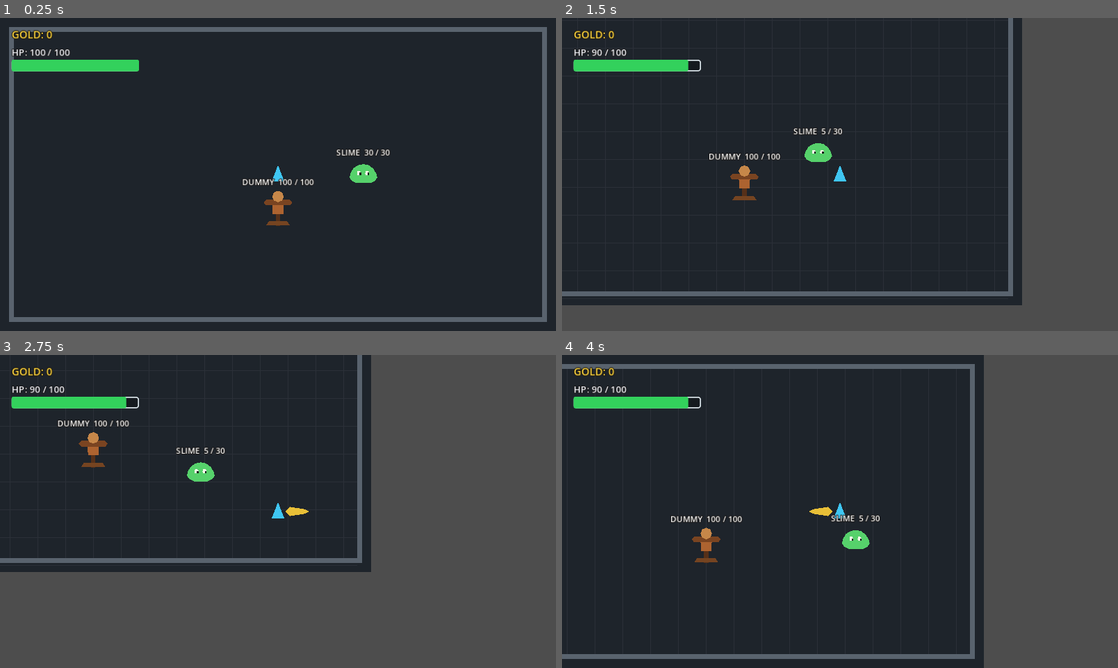
Above: before the commit, frames 1-4 (two rows, left to right).
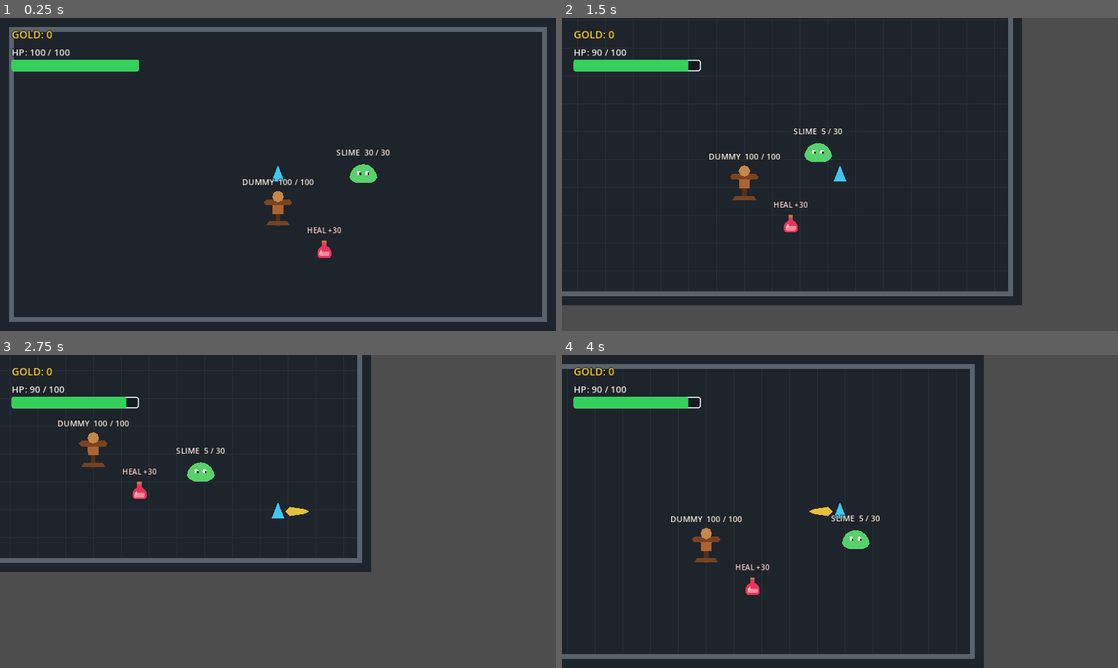
Above: after the commit, the same moments.

Repository: kartorhys-ship-it/mini-action-rpg
Game: Godot game, scene res://game/world/main.tscn
The game is run twice, just before and just after one commit, with the same random seed, the same clock (stepped at 60 frames per second) and the same inputs.
Inputs:
- Up to frame 1 (0.25 s): no input
- Up to frame 2 (1.5 s): hold D (move_right) 0.53-1.28 s; tap Space (attack) at 0.6, 1.35 s; hold S (move_down) from 1.28 s (still down)
- Up to frame 3 (2.75 s): release S (move_down) at 2.03 s; hold D (move_right) from 2.03 s (still down); tap Space (attack) at 2.1 s
- Up to frame 4 (4 s): release D (move_right) at 2.78 s; hold W (move_up) 2.78-3.53 s; tap Space (attack) at 2.85, 3.6 s; hold A (move_left) from 3.53 s (still down)

The runs differ from the first frame. In frame 1, 0.2% of the frame differs, in the area x 55-62%, y 66-77%; in frame 2, 0.2%; in frame 3, 0.2%, in the area x 22-29%, y 36-46%; in frame 4, 0.2%.

Commit message:
feat: add touch health potion

Diff:
--- /dev/null
+++ b/game/items/health_potion.gd
@@ -0,0 +1,17 @@
+extends Area2D
+
+@export_range(1.0, 100.0, 1.0) var heal_amount: float = 30.0
+
+var _consumed: bool = false
+
+
+func _on_body_entered(body: Node2D) -> void:
+	if _consumed or not body.has_method("receive_healing"):
+		return
+
+	var healed: bool = bool(body.call(&"receive_healing", heal_amount))
+	if not healed:
+		return
+
+	_consumed = true
+	queue_free()
--- /dev/null
+++ b/game/items/health_potion.tscn
@@ -0,0 +1,44 @@
+[gd_scene load_steps=3 format=3]
+
+[ext_resource type="Script" path="res://game/items/health_potion.gd" id="1_potion"]
+
+[sub_resource type="CircleShape2D" id="CircleShape2D_potion"]
+radius = 16.0
+
+[node name="HealthPotion" type="Area2D"]
+collision_layer = 0
+collision_mask = 2
+script = ExtResource("1_potion")
+
+[node name="CollisionShape2D" type="CollisionShape2D" parent="."]
+shape = SubResource("CircleShape2D_potion")
+
+[node name="Bottle" type="Polygon2D" parent="."]
+polygon = PackedVector2Array(-4, -13, 4, -13, 4, -7, 9, -3, 12, 2, 12, 10, 9, 14, -9, 14, -12, 10, -12, 2, -9, -3, -4, -7)
+color = Color(0.91, 0.2, 0.36, 1)
+
+[node name="Liquid" type="Polygon2D" parent="."]
+polygon = PackedVector2Array(-9, 3, 9, 3, 9, 9, 7, 11, -7, 11, -9, 9)
+color = Color(1, 0.53, 0.61, 1)
+
+[node name="Cork" type="Polygon2D" parent="."]
+polygon = PackedVector2Array(-4, -16, 4, -16, 4, -12, -4, -12)
+color = Color(0.72, 0.48, 0.24, 1)
+
+[node name="Shine" type="Polygon2D" parent="."]
+polygon = PackedVector2Array(-7, 2, -4, -1, -4, 5, -7, 7)
+color = Color(1, 0.9, 0.88, 0.85)
+
+[node name="PickupLabel" type="Label" parent="."]
+offset_left = -42.0
+offset_top = -43.0
+offset_right = 42.0
+offset_bottom = -23.0
+theme_override_colors/font_color = Color(1, 0.9, 0.94, 1)
+theme_override_colors/font_outline_color = Color(0.05, 0.04, 0.03, 1)
+theme_override_constants/outline_size = 4
+theme_override_font_sizes/font_size = 13
+text = "HEAL +30"
+horizontal_alignment = 1
+
+[connection signal="body_entered" from="." to="." method="_on_body_entered"]
--- a/game/player/player.gd
+++ b/game/player/player.gd
@@ -77,6 +77,13 @@
 	_health_component.call(&"take_damage", amount)
 
 
+func receive_healing(amount: float) -> bool:
+	var previous_health: float = float(_health_component.get("current_health"))
+	_health_component.call(&"heal", amount)
+	var current_health: float = float(_health_component.get("current_health"))
+	return current_health > previous_health
+
+
 func _on_health_component_died() -> void:
 	velocity = Vector2.ZERO
 	set_physics_process(false)
--- a/game/world/main.tscn
+++ b/game/world/main.tscn
@@ -9,6 +9,7 @@
 [ext_resource type="Script" path="res://game/player/gold_component.gd" id="7_gold_component"]
 [ext_resource type="Script" path="res://game/ui/gold_counter.gd" id="8_gold_counter"]
 [ext_resource type="Script" path="res://game/ui/health_hud.gd" id="9_health_hud"]
+[ext_resource type="PackedScene" path="res://game/items/health_potion.tscn" id="10_health_potion"]
 
 [sub_resource type="RectangleShape2D" id="RectangleShape2D_player"]
 size = Vector2(22, 28)
@@ -35,6 +36,9 @@
 position = Vector2(650, 270)
 target_path = NodePath("../Player")
 gold_drop_scene = ExtResource("6_gold_pickup")
+
+[node name="HealthPotion" parent="." instance=ExtResource("10_health_potion")]
+position = Vector2(560, 400)
 
 [node name="Placeholder" type="Polygon2D" parent="Player"]
 polygon = PackedVector2Array(-11, 12, 0, -16, 11, 12)
--- /dev/null
+++ b/tests/test_health_potion.gd
@@ -0,0 +1,86 @@
+extends SceneTree
+
+const MAIN_SCENE: PackedScene = preload("res://game/world/main.tscn")
+const HEALTH_POTION: PackedScene = preload("res://game/items/health_potion.tscn")
+
+
+func _initialize() -> void:
+	_run_test.call_deferred()
+
+
+func _run_test() -> void:
+	var main_scene: Node2D = MAIN_SCENE.instantiate() as Node2D
+	root.add_child(main_scene)
+	await physics_frame
+	await physics_frame
+
+	var player: CharacterBody2D = main_scene.get_node("Player") as CharacterBody2D
+	var health_component: Node = player.get_node("HealthComponent")
+	var health_label: Label = main_scene.get_node("CanvasLayer/HealthHud/HealthLabel") as Label
+	var potion: Area2D = main_scene.get_node("HealthPotion") as Area2D
+
+	player.global_position = potion.global_position
+	player.force_update_transform()
+	potion.force_update_transform()
+	await physics_frame
+	await physics_frame
+	await process_frame
+	if not is_instance_valid(potion) or not is_equal_approx(float(health_component.get("current_health")), 100.0):
+		push_error("A potion touched at full health should remain available without changing health.")
+		quit(1)
+		return
+
+	player.global_position = potion.global_position + Vector2(-60.0, 0.0)
+	player.force_update_transform()
+	await physics_frame
+	await physics_frame
+	player.call("receive_damage", 40.0)
+	if not is_equal_approx(float(health_component.get("current_health")), 60.0):
+		push_error("Test setup should reduce player health to 60 before pickup.")
+		quit(1)
+		return
+
+	player.global_position = potion.global_position
+	player.force_update_transform()
+	potion.force_update_transform()
+	await physics_frame
+	await physics_frame
+	await physics_frame
+	await process_frame
+	if not is_equal_approx(float(health_component.get("current_health")), 90.0):
+		push_error("Collecting the potion should restore 30 health from 60; got %.1f." % float(health_component.get("current_health")))
+		quit(1)
+		return
+	if health_label.text != "HP: 90 / 100":
+		push_error("Health HUD should reflect potion healing; got '%s'." % health_label.text)
+		quit(1)
+		return
+	if is_instance_valid(potion):
+		push_error("A successfully used potion should be removed.")
+		quit(1)
+		return
+
+	var capped_potion: Area2D = HEALTH_POTION.instantiate() as Area2D
+	main_scene.add_child(capped_potion)
+	capped_potion.global_position = player.global_position + Vector2(60.0, 0.0)
+	capped_potion.force_update_transform()
+	await physics_frame
+	player.global_position = capped_potion.global_position
+	player.force_update_transform()
+	await physics_frame
+	await physics_frame
+	await process_frame
+	if not is_equal_approx(float(health_component.get("current_health")), 100.0):
+		push_error("Potion healing should clamp at maximum health; got %.1f." % float(health_component.get("current_health")))
+		quit(1)
+		return
+
+	player.call("receive_damage", 100.0)
+	var revived: bool = bool(player.call("receive_healing", 30.0))
+	if revived or not bool(health_component.get("is_dead")) or not is_zero_approx(float(health_component.get("current_health"))):
+		push_error("Healing must not revive a dead player.")
+		quit(1)
+		return
+
+	print("Health potion test passed: full-health persistence, 30-point healing, HUD update, max clamp, and no revival.")
+	quit(0)
Not shown, added: game/items/health_potion.gd.uid
Not shown: 1 places in game/world/main.tscn that only renumber resources
Not shown, added: tests/test_health_potion.gd.uid
Not shown, changed: README.md
Not shown, changed: docs/ARCHITECTURE.md
Not shown, changed: docs/ROADMAP.md
Not shown, added: features/health_potion/ACCEPTANCE.md
Not shown, added: features/health_potion/SPEC.md
Not shown, added: features/health_potion/WORK_RECORD.md
Not shown, changed: game/items/README.md
Not shown, changed: tests/README.md
